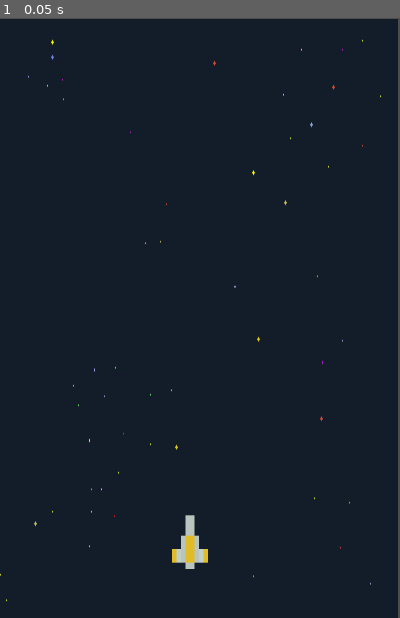
Above: before the commit, frame 1.
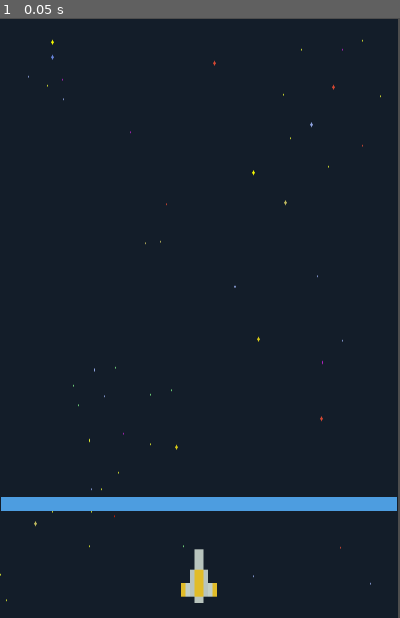
Above: after the commit, the same moment.

Repository: AseemGupta39/first_game
Game: Godot game, scene res://game_manager.tscn
Same seed, same stepped clock (60 frames per second), same inputs: the game is played once before the commit and once after it.
Inputs:
- Up to frame 1 (0.05 s): no input

The runs differ from the first frame. In frame 1, 3.1% of the frame differs, in the area x 0-100%, y 79-98%.

Commit message:
bas position fix ki hai area2d aur collision ki

Diff:
--- a/game_manager.tscn
+++ b/game_manager.tscn
@@ -1,10 +1,11 @@
-[gd_scene load_steps=4 format=3 uid="uid://lry38wx2rlh5"]
+[gd_scene load_steps=5 format=3 uid="uid://lry38wx2rlh5"]
 
 [ext_resource type="Texture2D" path="res://background-blue.png" id="1_4xsh6"]
 [ext_resource type="PackedScene" uid="uid://d2v531qidcuxw" path="res://player.tscn" id="2_qca10"]
+[ext_resource type="Texture2D" uid="uid://bqsqynefn7fl3" path="res://spacepixels-0.1.0/horizontal_bar_blue.png" id="3_dmk87"]
 
 [sub_resource type="RectangleShape2D" id="RectangleShape2D_j1y8v"]
-size = Vector2(400, 25)
+size = Vector2(397, 14.5)
 
 [node name="GameManager" type="Node2D"]
 position = Vector2(-3, 1)
@@ -15,12 +16,17 @@
 texture = ExtResource("1_4xsh6")
 
 [node name="Player" parent="." instance=ExtResource("2_qca10")]
-position = Vector2(193, 520)
+position = Vector2(202, 554)
 scale = Vector2(1, 1.5)
 
 [node name="Area2D" type="Area2D" parent="."]
 position = Vector2(194, 448)
 
 [node name="CollisionShape2D" type="CollisionShape2D" parent="Area2D"]
-position = Vector2(8, -2)
+position = Vector2(7.5, 37.25)
 shape = SubResource("RectangleShape2D_j1y8v")
+
+[node name="HorizontalBarBlue" type="Sprite2D" parent="Area2D"]
+position = Vector2(8.25001, 37)
+scale = Vector2(3.04231, 1.4)
+texture = ExtResource("3_dmk87")
